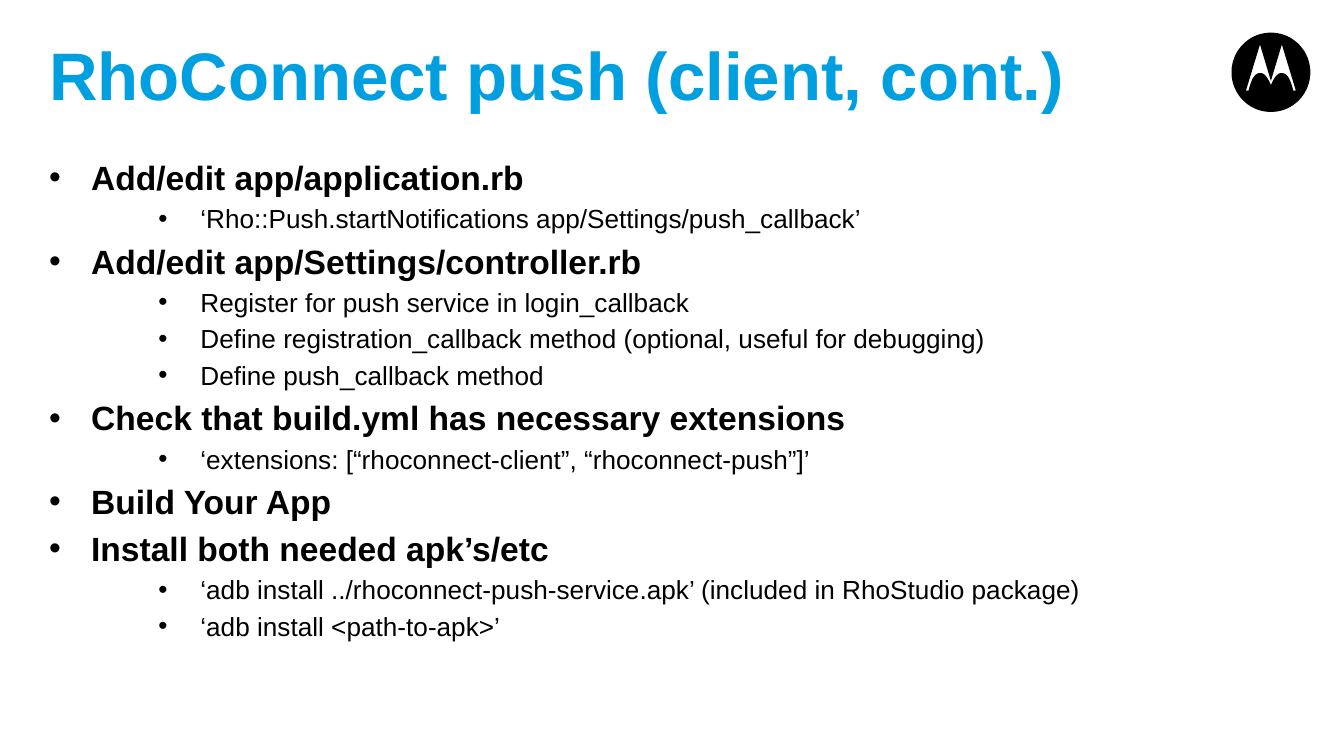
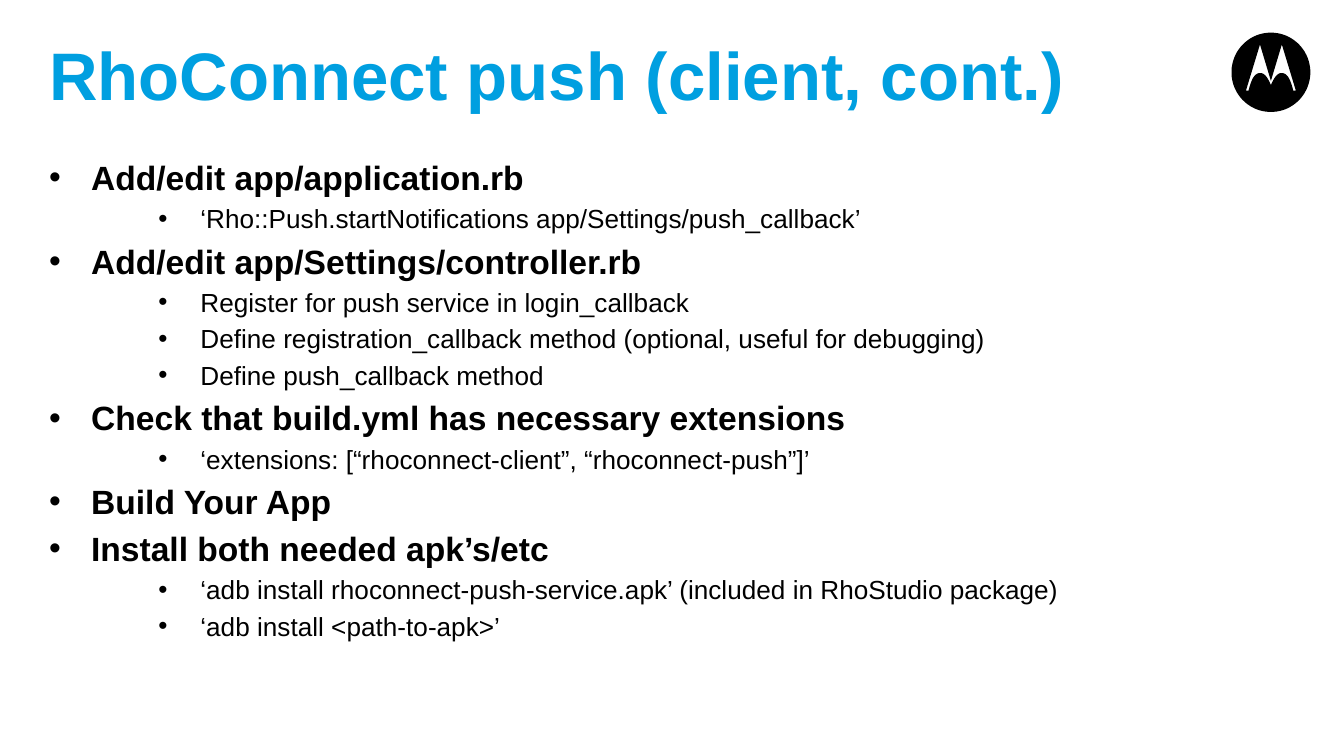
Before and after one commit to shurab/Rhoconnect-Push-Demo, a slide deck: slide 8 of RhoConnect-Push.pptx. Drawn at 1344x756 pixels with LibreOffice and Linux fonts; fonts in the diff are those of the drawing. Boxes give left, top, right and bottom in pixels: in the first picture for what was removed or moved away, otherwise in the second. Text is boxed around its words. In the diff, an @@ line names an element or a change of style, - is before the commit and + after.

Commit message:
Update Deck

```diff
--- a/RhoConnect-Push.pptx
+++ b/RhoConnect-Push.pptx
@@ text at (200, 580, 1058, 605): text changed @@
-  • ‘adb install ../rhoconnect-push-service.apk’ (included in RhoStudio package)
+  • ‘adb install rhoconnect-push-service.apk’ (included in RhoStudio package)
```
Also in this commit, not shown: 2 other slides changed, 1 slide added.
